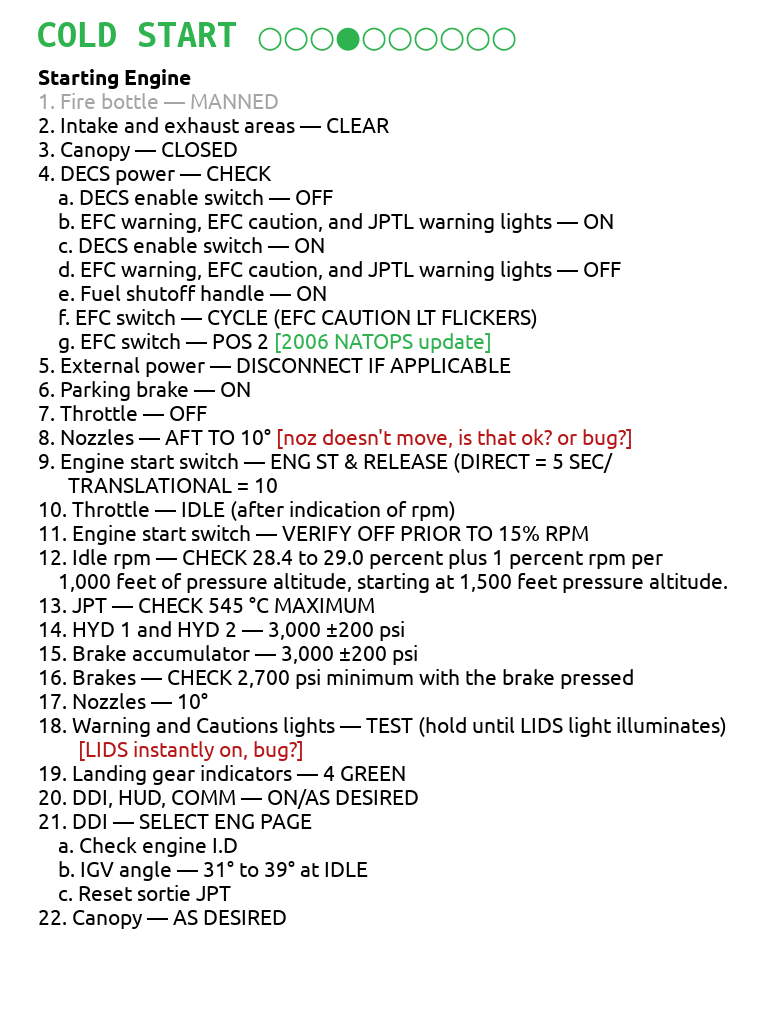
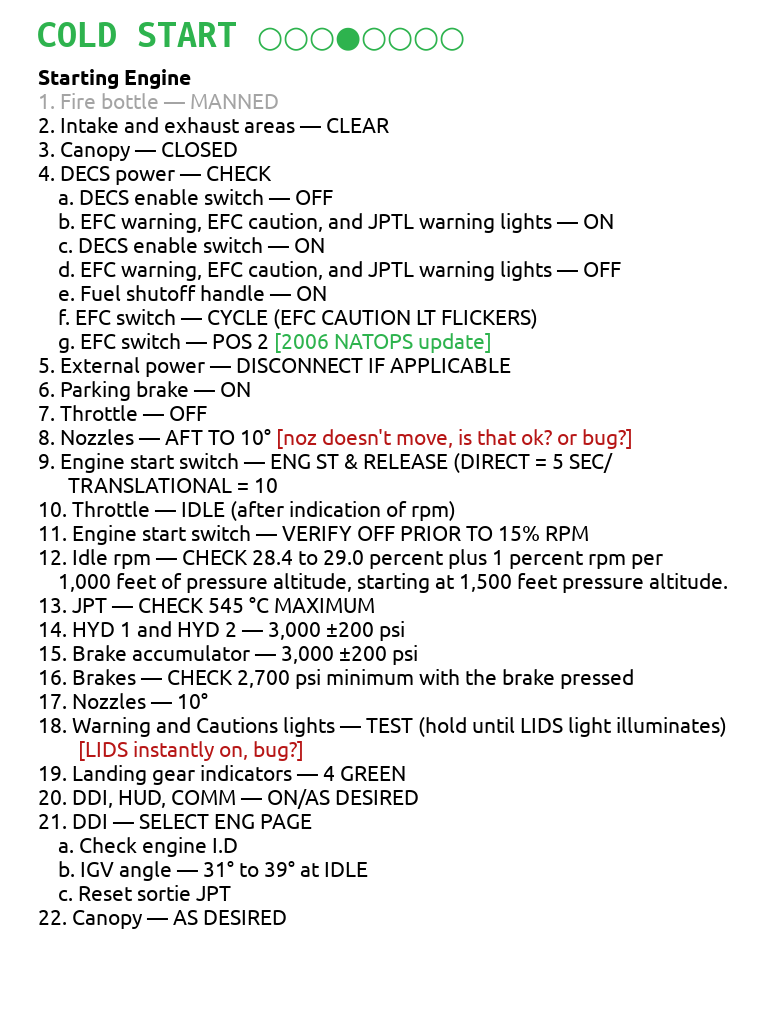
Two versions of the same layered image (768x1024). Layer-by-layer changes:
renamed "COLD START ○○○●○○○○○○" to "COLD START ○○○●○○○○", painted on it over [466, 27, 516, 51]
